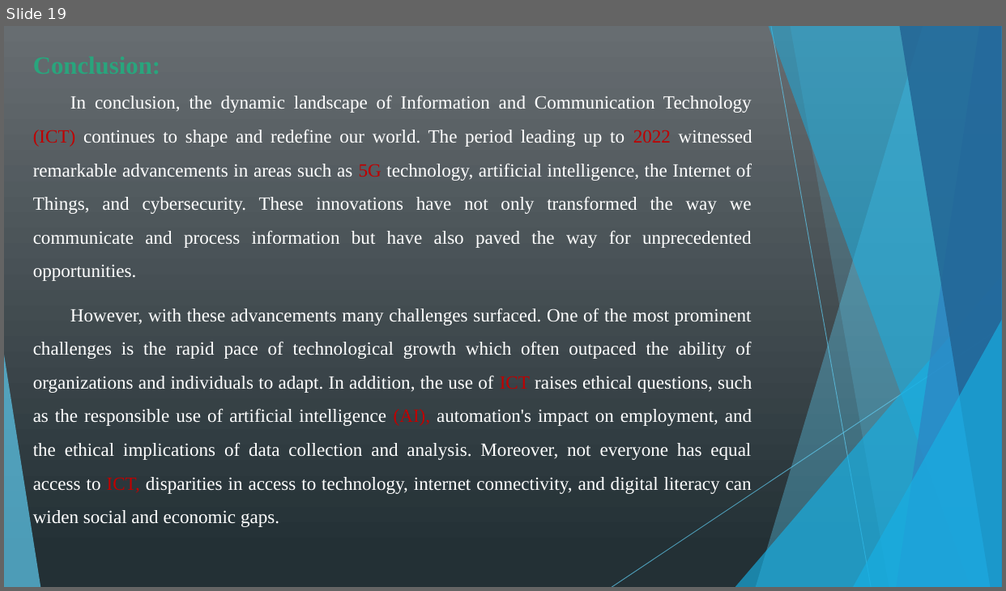
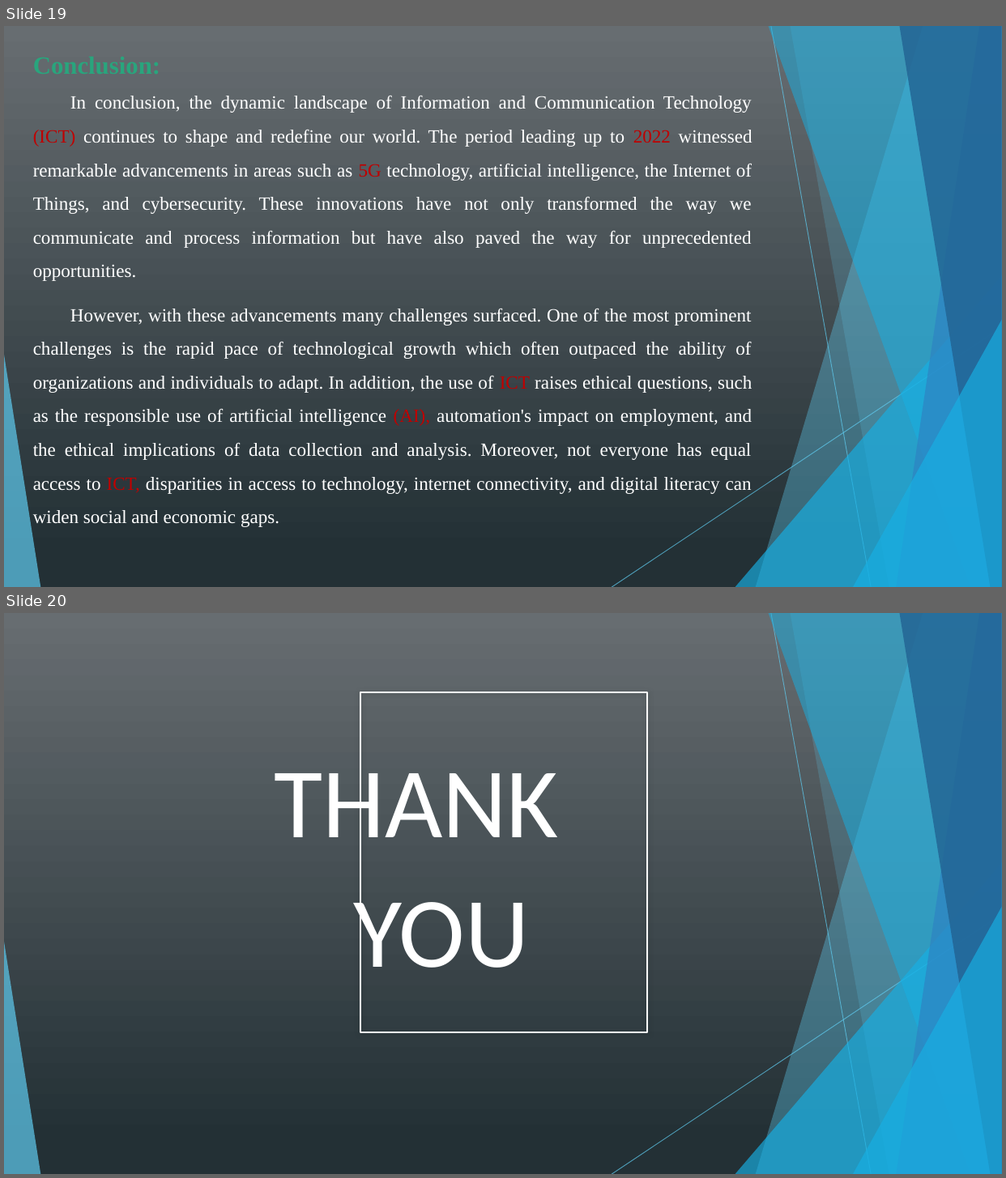
Before and after one commit to kamiri-lilia/projet-final, a slide deck: TIC_PP.pptx. Shown one above the other, each under a label of ours: slide 19 before the commit, slides 19 and 20 after it. The pictures are 1006x591 and 1006x1178 pixels, drawn with LibreOffice and Linux fonts; fonts in the diff are those of the drawing. Boxes give left, top, right and bottom in pixels: in the first picture for what was removed or moved away, otherwise in the second. Text is boxed around its words. In the diff, an @@ line names an element or a change of style, - is before the commit and + after.

```diff
--- a/TIC_PP.pptx
+++ b/TIC_PP.pptx
@@ slide 20 added at (4,613,1002,1174), background gradient #686E71 to #233036; not listed: 10 template elements that a slide beside it also shows @@
@@ rectangle added at (360,692,647,1033), outline #FFFFFF 1.5 pt @@
@@ text added at (274,755,558,860), 96 pt, text #FFFFFF @@
+THANK
@@ text added at (354,884,530,990), 96 pt, text #FFFFFF @@
+YOU
```
Also in this commit, not shown: 10 slides changed, 1 slide removed.
